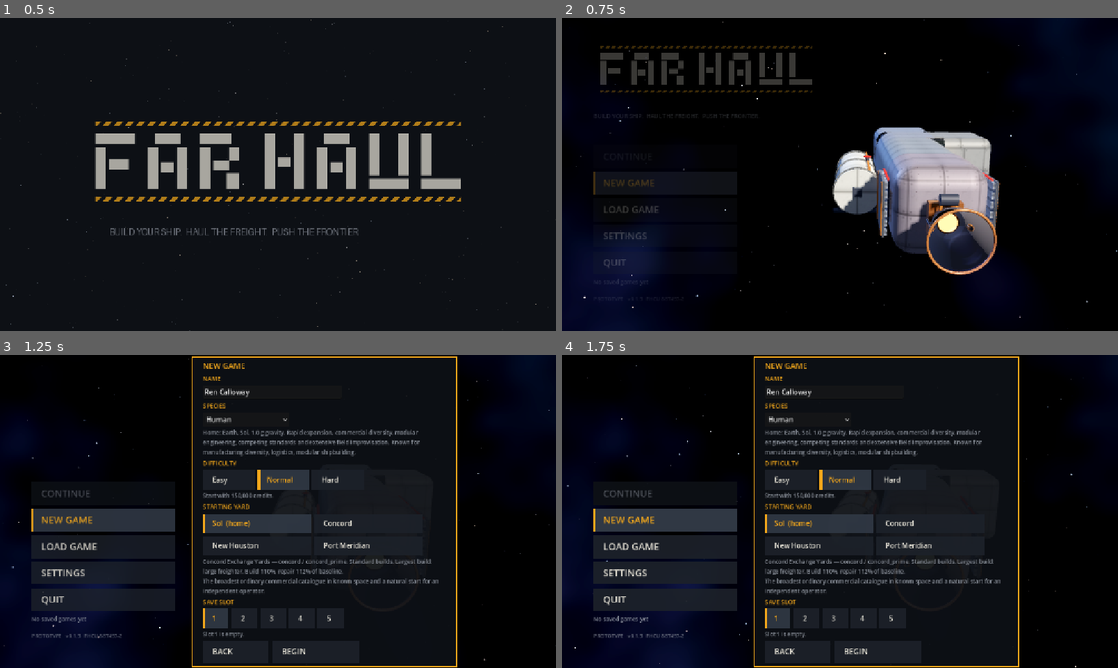
Above: before the commit, frames 1-4 (two rows, left to right).
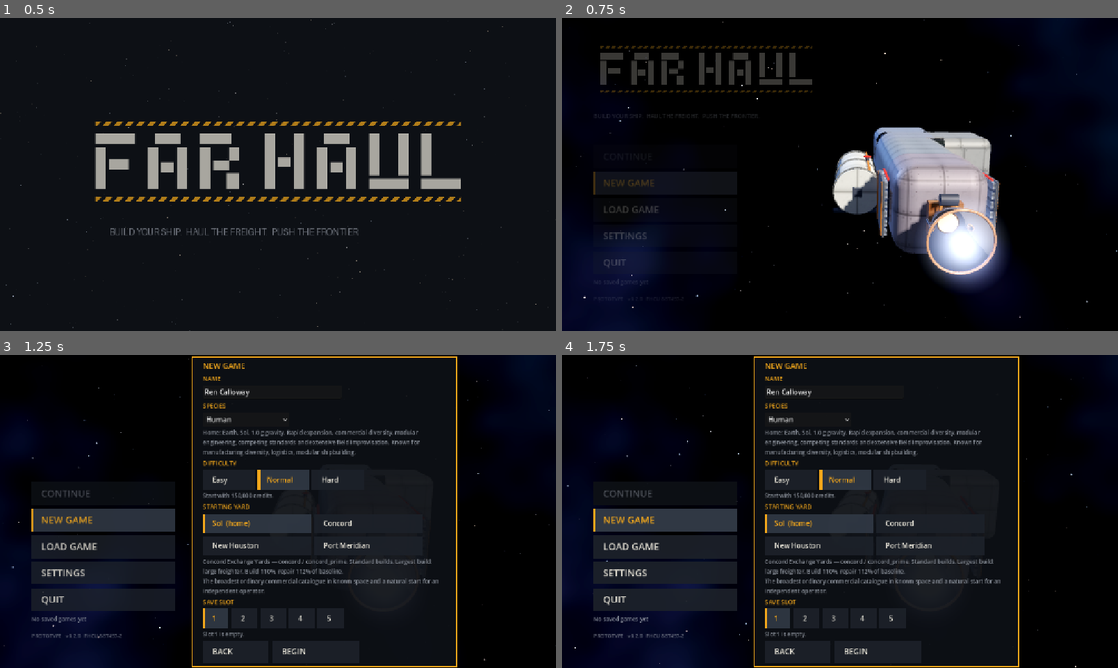
Above: after the commit, the same moments.

Repository: benjaminarthurt/FarHaul
Game: Godot game, scene res://scenes/boot.tscn
The game is run twice, just before and just after one commit, with the same random seed, the same clock (stepped at 60 frames per second) and the same inputs.
Inputs (mouse positions are in pixels of both pictures, inside the frame that each line leads up to):
- Up to frame 1 (0.5 s): no input
- Up to frame 2 (0.75 s): tap Enter at 0.5 s; move the mouse to (962, 158) at 0.52 s; hold Right from 0.53 s (still down); hold Ctrl from 0.53 s (still down); click (962, 158) at 0.67 s
- Up to frame 3 (1.25 s): keep holding Right; keep holding Ctrl; tap Space at 0.77 s
- Up to frame 4 (1.75 s): release Right at 1.25 s; release Ctrl at 1.25 s; click "NEW GAME" at 1.25 s

Frame 1 is identical in both runs. In frame 2, 3.5% of the frame differs, in the area x 64-81%, y 58-87%; in frame 3, less than 0.1%; in frame 4, less than 0.1%.

Commit message:
Far Haul 0.2.0: release notes; the plume glows end-on; the info site says 0.2.0
Seen from the chase camera, straight up the exhaust, the plume's sides face
away and it all but vanished. A soft camera-facing glow at the mouth fills
that in and fades out as the view moves round to the side.

The info site shows the hulled ship on the title screen and in flight, adds
an "Under way" shot of the hull and engine, and says 0.2.0. The version
stamps in project.godot and export_presets.cfg say 0.2.0.

Co-Authored-By: Claude Opus 5.5 <noreply@anthropic.com>
Claude-Session: https://claude.ai/code/session_017WQZxixKYwD8gqsFUSbatN

Diff:
--- a/project.godot
+++ b/project.godot
@@ -12,7 +12,7 @@
 
 config/name="Far Haul"
 config/description="Build your ship. Haul the freight. Push the frontier."
-config/version="0.1.3"
+config/version="0.2.0"
 run/main_scene="res://scenes/boot.tscn"
 config/icon="res://assets/brand/icon.png"
 boot_splash/bg_color=Color(0.0509804, 0.0627451, 0.0823529, 1)
--- a/scripts/engine_parts.gd
+++ b/scripts/engine_parts.gd
@@ -30,7 +30,35 @@
 }
 """
 
+## Seen end-on, the plume's sides face away and it all but vanishes. A soft glow at the mouth, facing
+## the camera, fills in what you would see looking up the exhaust; it fades out as you move round
+## to the side, where the plume itself shows.
+const GLOW_SHADER := """
+shader_type spatial;
+render_mode unshaded, blend_add, cull_disabled, depth_draw_never, shadows_disabled;
+
+uniform vec3 tint : source_color = vec3(0.75, 0.82, 1.0);
+uniform float brightness = 1.0;
+instance uniform float power = 1.0;
+varying float end_on;
+
+void vertex() {
+	vec3 axis = normalize((VIEW_MATRIX * vec4(MODEL_MATRIX[1].xyz, 0.0)).xyz);
+	end_on = abs(axis.z);
+	MODELVIEW_MATRIX = VIEW_MATRIX * mat4(INV_VIEW_MATRIX[0], INV_VIEW_MATRIX[1], INV_VIEW_MATRIX[2], MODEL_MATRIX[3]);
+}
+
+void fragment() {
+	vec2 p = UV * 2.0 - 1.0;
+	float r2 = dot(p, p);
+	float glow = exp(-r2 * 5.0) + 0.6 * exp(-r2 * 30.0);
+	float edge = 1.0 - smoothstep(0.7, 1.0, sqrt(r2));
+	ALBEDO = tint * glow * edge * brightness * power * smoothstep(0.75, 0.98, end_on);
+}
+"""
+
 static var _shader: Shader
+static var _glow_shader: Shader
 static var _mats := {}
 
 
@@ -160,4 +188,24 @@
 		mi.position = Vector3(0, (m as CylinderMesh).height * 0.5, 0)
 		mi.cast_shadow = GeometryInstance3D.SHADOW_CASTING_SETTING_OFF
 		pivot.add_child(mi)
+	var quad := QuadMesh.new()   # the end-on glow, just out of the mouth
+	quad.size = Vector2.ONE * r_exit * 3.8
+	quad.material = _glow_material()
+	var gi := MeshInstance3D.new()
+	gi.mesh = quad
+	gi.position = Vector3(0, r_exit * 0.3, 0)
+	gi.cast_shadow = GeometryInstance3D.SHADOW_CASTING_SETTING_OFF
+	pivot.add_child(gi)
 	return pivot
+
+
+static func _glow_material() -> ShaderMaterial:
+	if _mats.has("glow"):
+		return _mats["glow"]
+	if _glow_shader == null:
+		_glow_shader = Shader.new()
+		_glow_shader.code = GLOW_SHADER
+	var m := ShaderMaterial.new()
+	m.shader = _glow_shader
+	_mats["glow"] = m
+	return m
Not shown, changed: export_presets.cfg
Binary file changed: site/img/flight-run.jpg
Binary file added: site/img/hull-burn.jpg
Binary file changed: site/img/title.jpg
Not shown, added: docs/releases/v0.2.0.md
Not shown, changed: site/index.html
